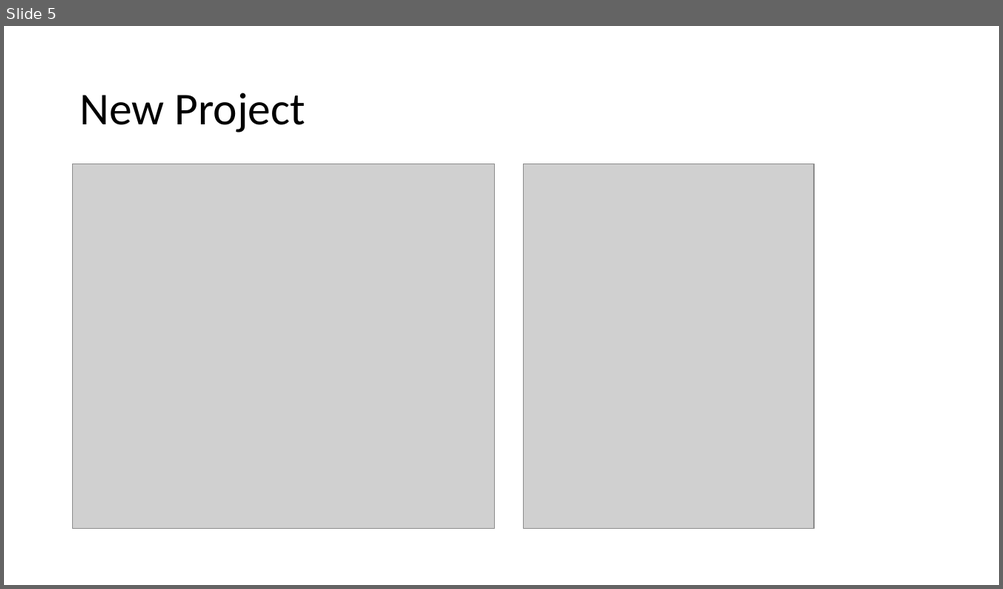
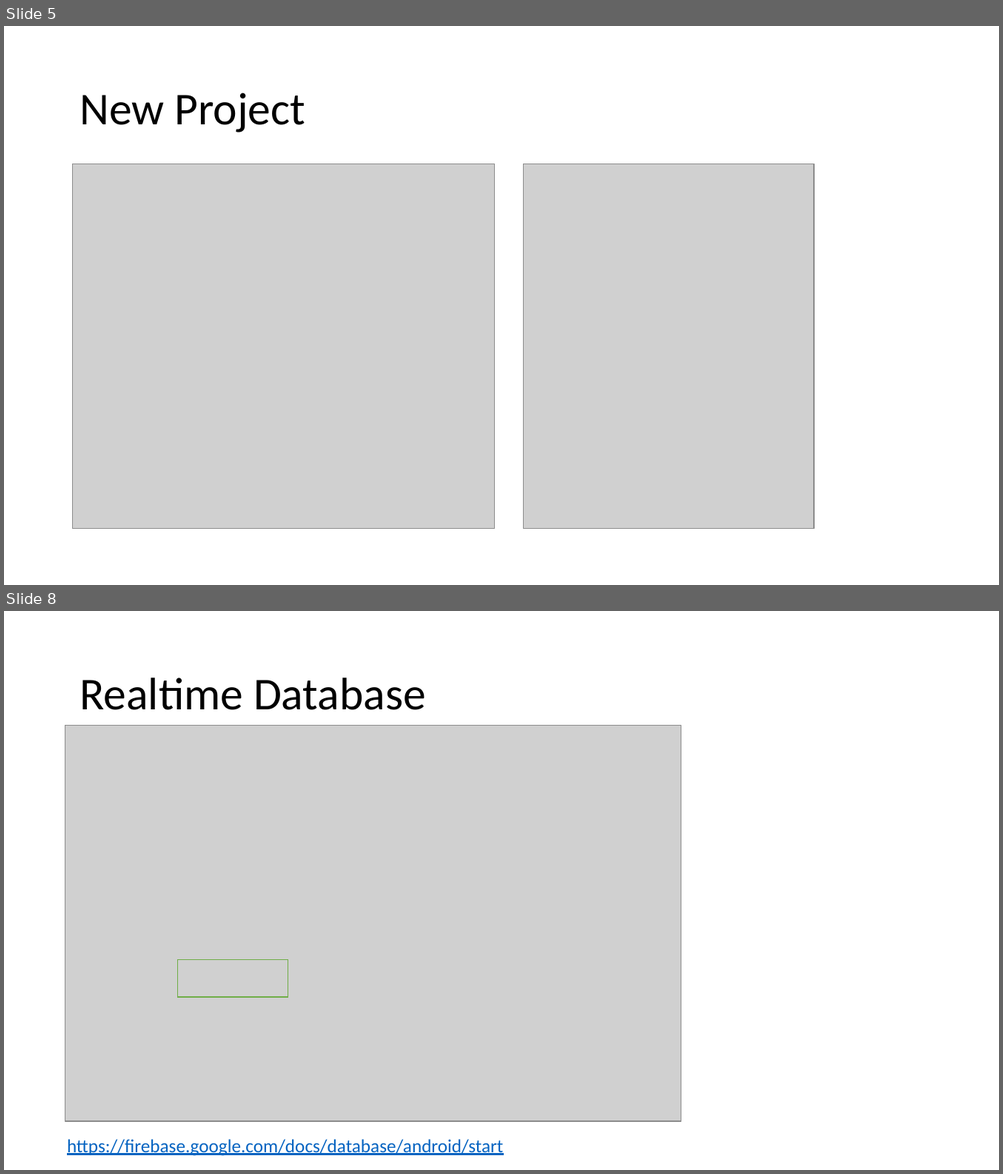
Before and after one commit to fauzisho/Android-Firebase-Module, a slide deck: One day Android Master.pptx. Shown one above the other, each under a label of ours: slide 5 before the commit, slides 5 and 8 after it; the slides between them are not shown. The pictures are 1003x589 and 1003x1174 pixels, drawn with LibreOffice and Linux fonts; fonts in the diff are those of the drawing; grey boxes stand for pictures. Boxes give left, top, right and bottom in pixels: in the first picture for what was removed or moved away, otherwise in the second. Text is boxed around its words. In the diff, an @@ line names an element or a change of style, - is before the commit and + after.

```diff
--- a/One day Android Master.pptx
+++ b/One day Android Master.pptx
@@ slide 8 added at box(4, 611, 999, 1170), background #FFFFFF @@
@@ title added at box(79, 678, 426, 710), 44 pt, text #000000 @@
+Realtime Database
@@ picture added at box(65, 725, 681, 1122) @@
@@ rectangle added at box(178, 960, 288, 997), outline #70AD47 1 pt @@
@@ text added at box(67, 1139, 503, 1156), 18 pt, text #0563C1, underline @@
+https://firebase.google.com/docs/database/android/start
```
Also in this commit, not shown: 1 slide changed, 4 other slides added, 2 other files.
